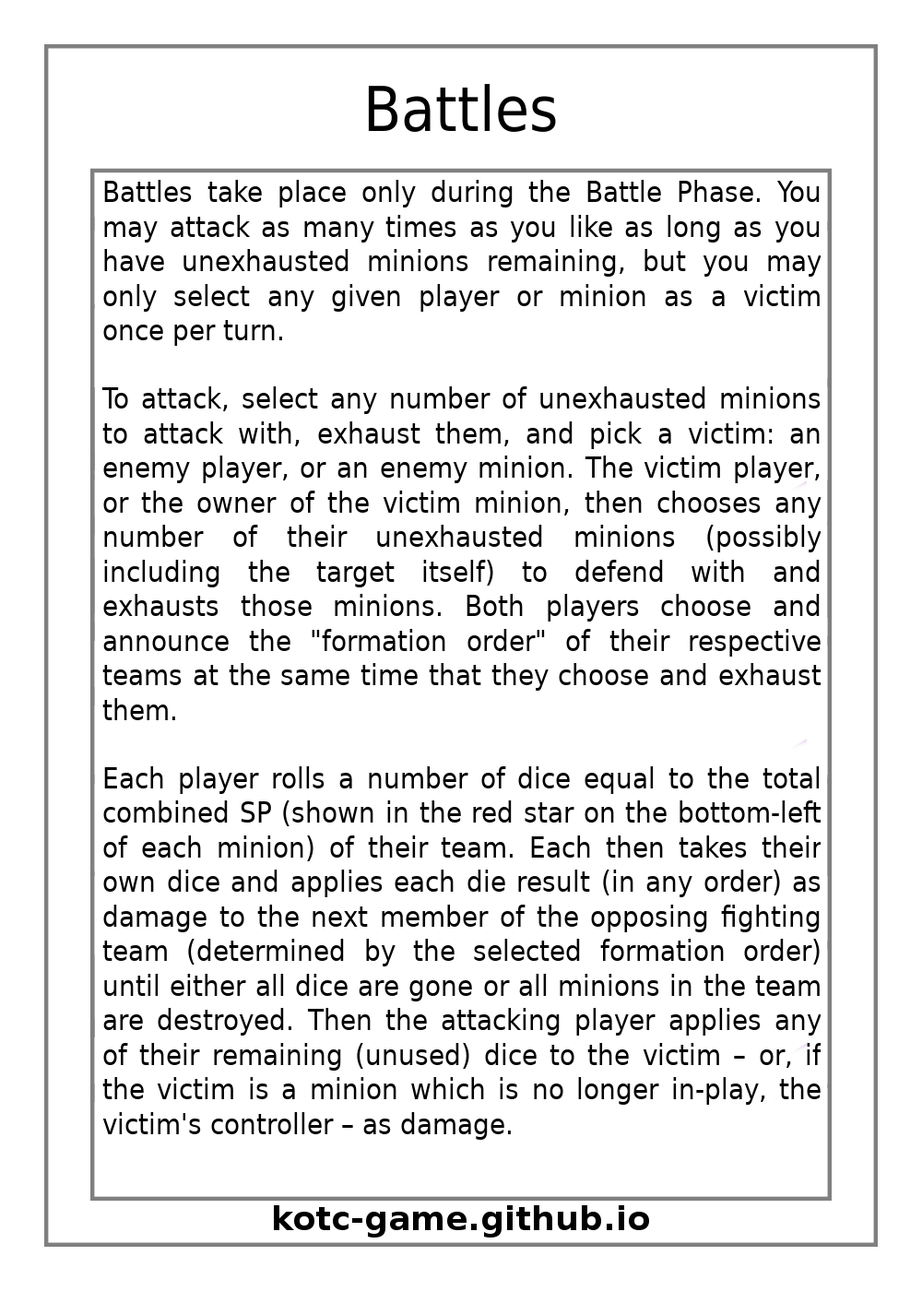
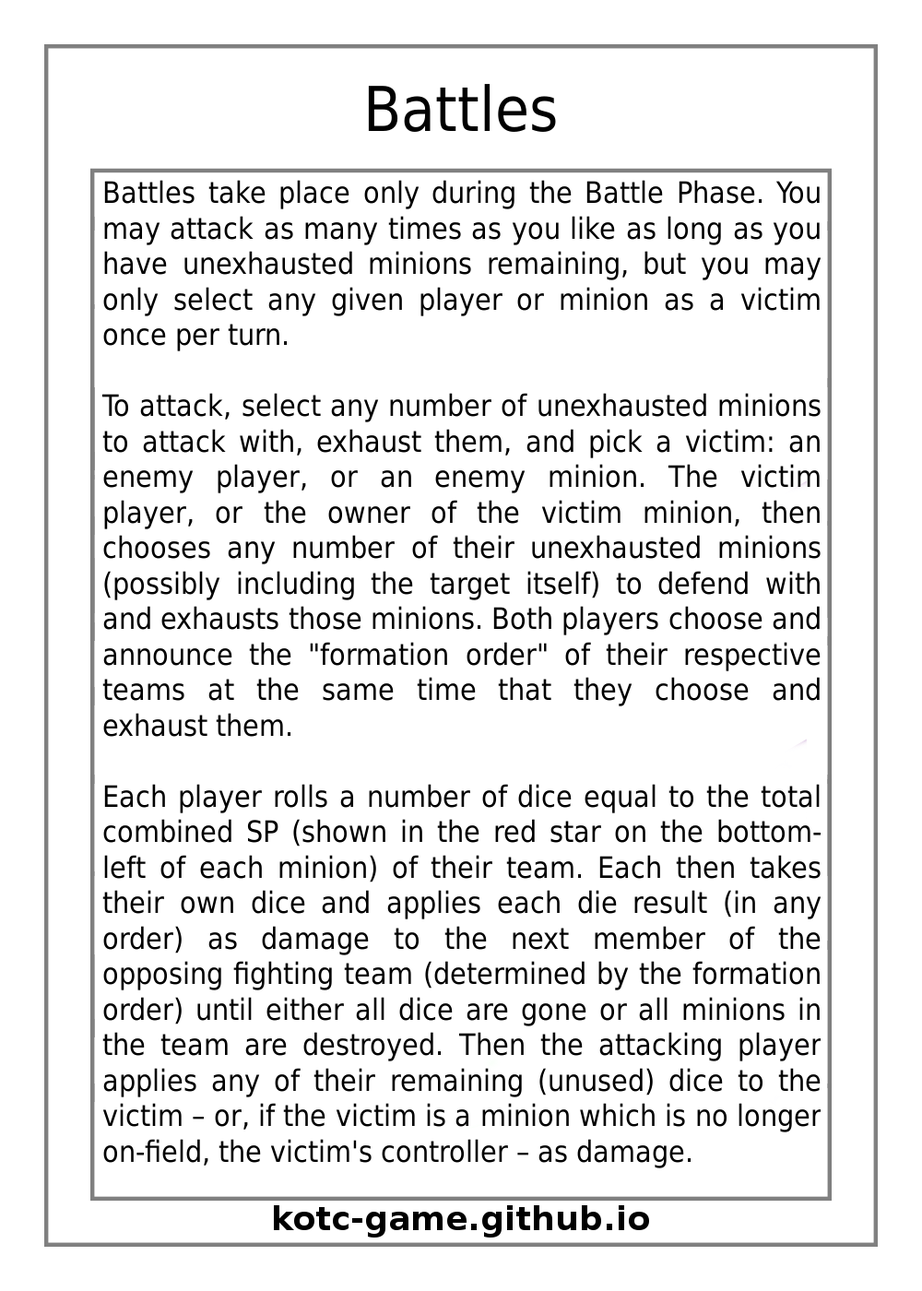
The second w=922, h=1291 image is a revision of the first. Changes to its layers:
painted on "Effect Text" over <box>101,179,822,1169</box>
